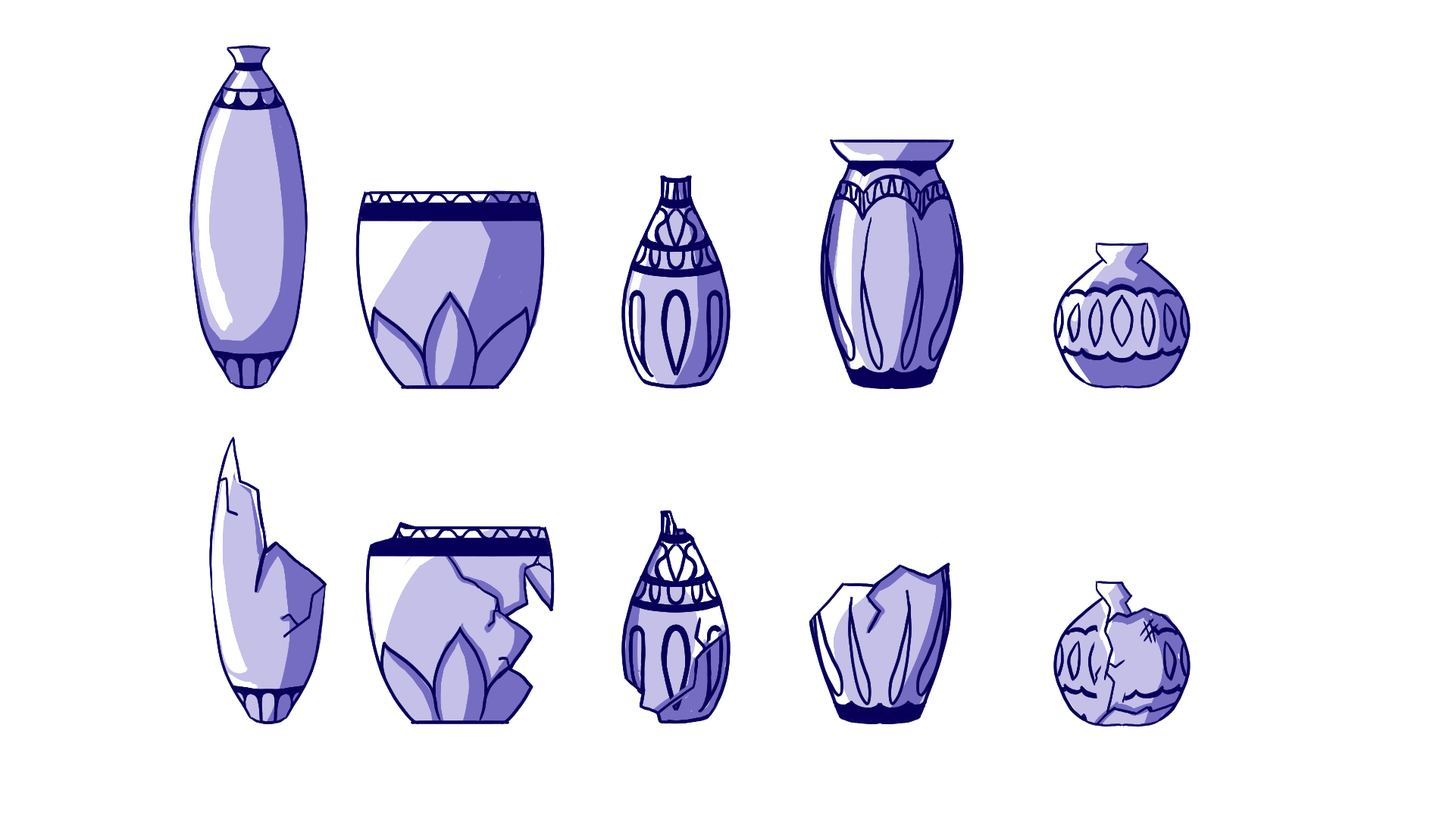
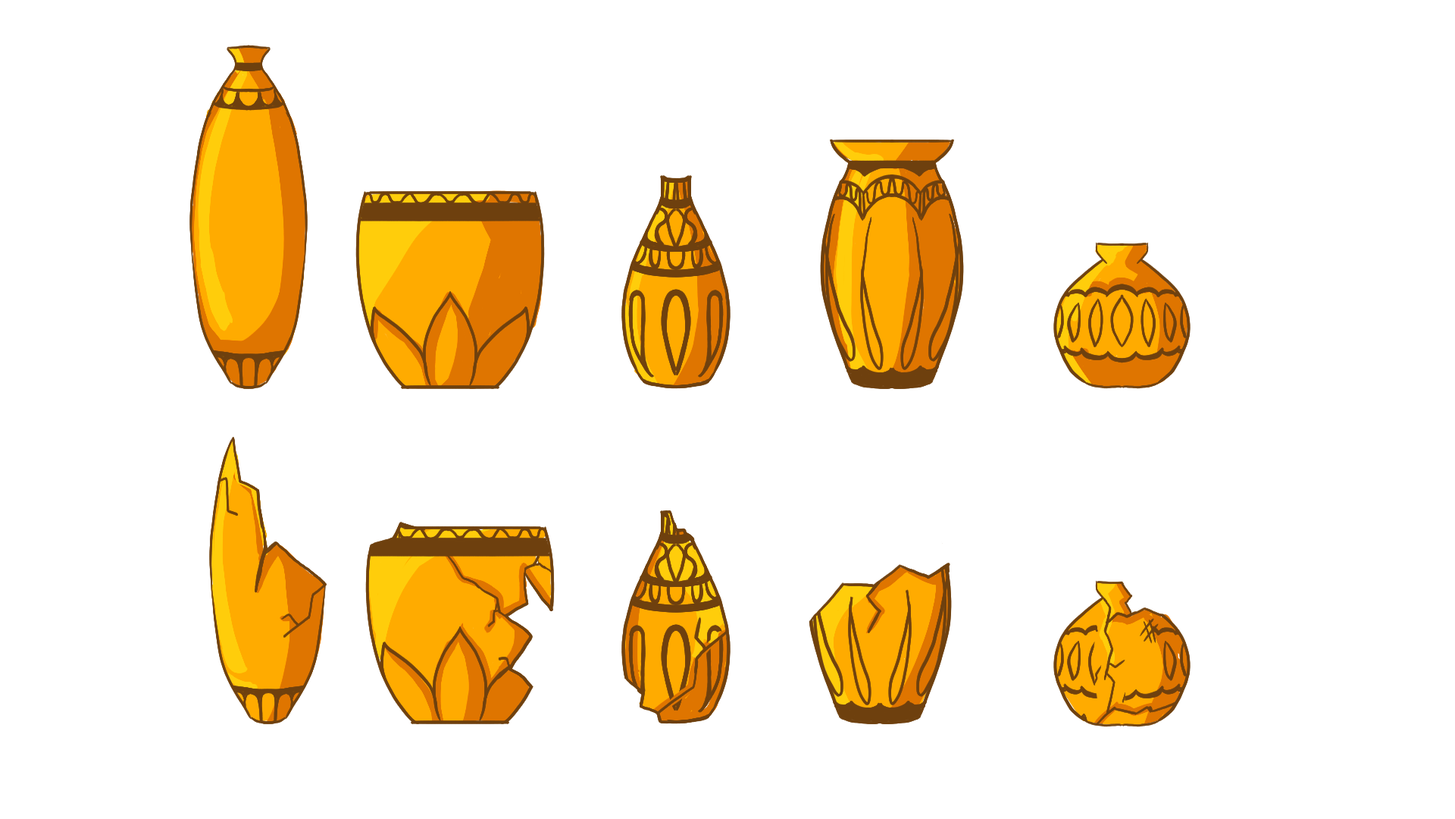
Layers edited between the first and the second 1455x819 image:
painted on "Layer 11" over [189, 44, 1191, 727]
removed layer "Layer 7" over [189, 44, 1191, 727]
removed layer "Layer 12" (was soft light) over [189, 44, 1191, 727]
removed layer "Layer 10" over [197, 44, 1141, 727]
removed layer "Layer 9" over [189, 44, 1191, 727]
removed layer "Layer 8" over [191, 46, 1191, 726]
